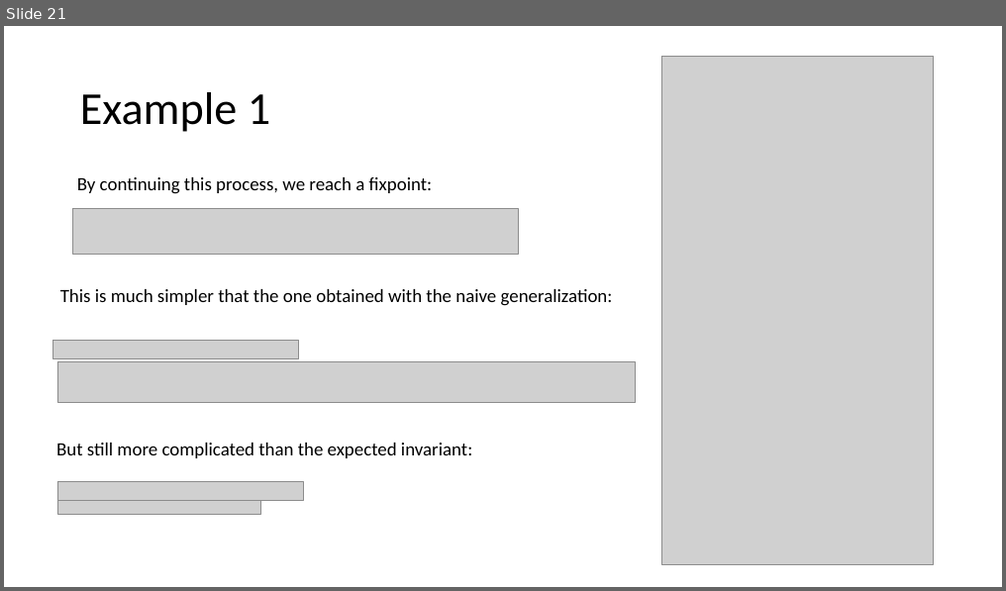
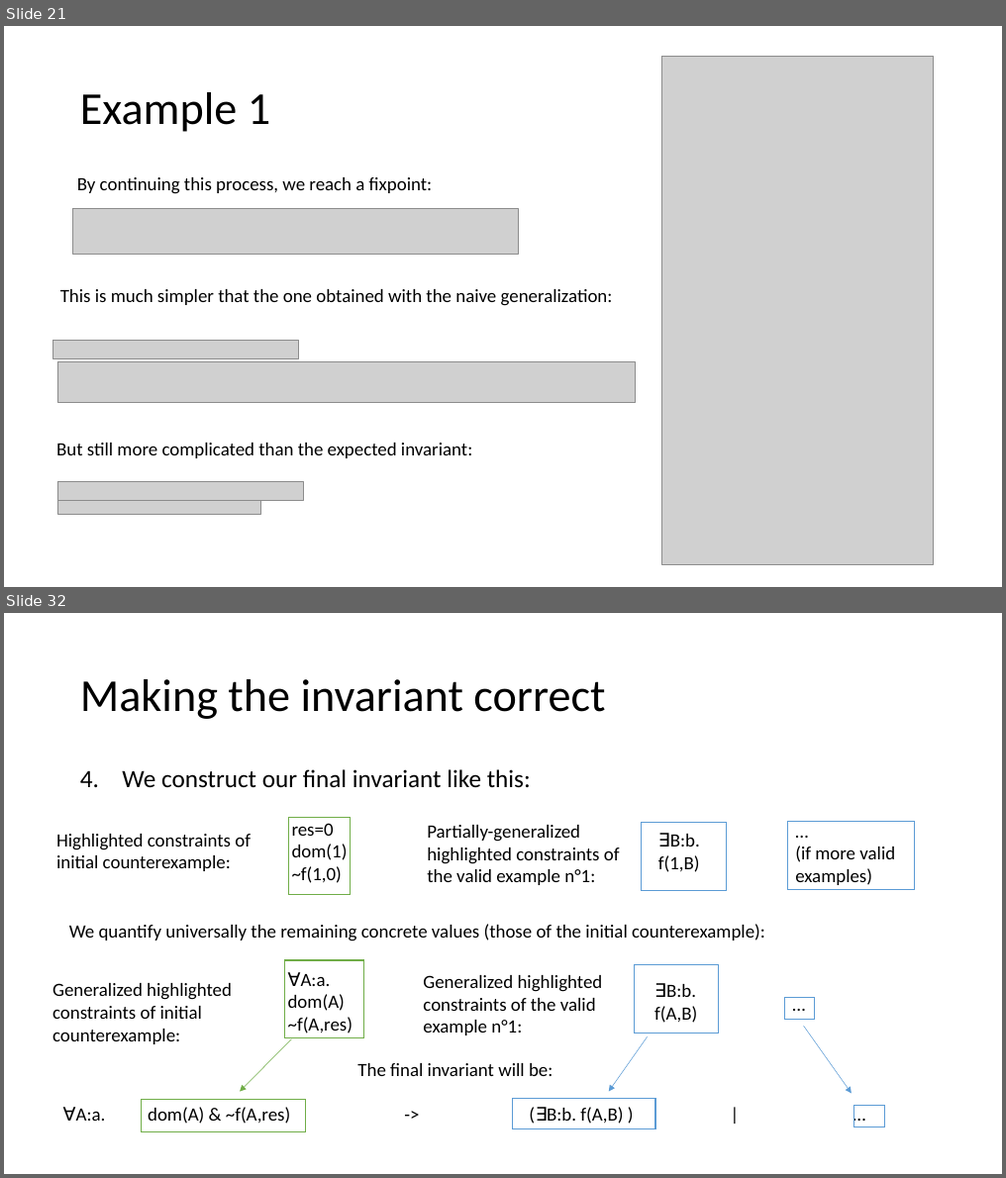
Before and after one commit to tjhance/ivy-research, a slide deck: invariant_synthesis/Invariant Synthesis.pptx. Shown one above the other, each under a label of ours: slide 21 before the commit, slides 21 and 32 after it; the slides between them are not shown. The pictures are 1006x591 and 1006x1178 pixels, drawn with LibreOffice and Linux fonts; fonts in the diff are those of the drawing; grey boxes stand for pictures. Boxes give left, top, right and bottom in pixels: in the first picture for what was removed or moved away, otherwise in the second. Text is boxed around its words. In the diff, an @@ line names an element or a change of style, - is before the commit and + after.

```diff
--- a/invariant_synthesis/Invariant Synthesis.pptx
+++ b/invariant_synthesis/Invariant Synthesis.pptx
@@ slide 32 added at (4, 613, 1002, 1174), background #FFFFFF @@
@@ title added at (80, 679, 605, 719), 44 pt, text #000000 @@
+Making the invariant correct
@@ text added at (122, 769, 531, 788), 24 pt, text #000000 @@
+4. We construct our final invariant like this:
@@ rectangle added at (289, 817, 350, 894), outline #70AD47 1 pt @@
@@ text added at (56, 834, 251, 871), 18 pt, text #000000 @@
+Highlighted constraints of initial counterexample:
@@ text added at (292, 823, 348, 883), 18 pt, text #000000 @@
+res=0
+dom(1)
+~f(1,0)
@@ text added at (427, 825, 620, 885), 18 pt, text #000000 @@
+Partially-generalized highlighted constraints of the valid example n°1:
@@ rectangle added at (642, 823, 726, 891), outline #5B9BD5 1 pt @@
@@ text added at (658, 834, 700, 872), 18 pt, text #000000 @@
+∃B:b.
+f(1,B)
@@ rectangle added at (788, 822, 915, 891), outline #5B9BD5 1 pt @@
@@ text added at (795, 846, 895, 885), 18 pt, text #000000 @@
+…
+(if more valid examples)
@@ text added at (69, 924, 765, 942), 18 pt, text #000000 @@
+We quantify universally the remaining concrete values (those of the initial counterexample):
@@ rectangle added at (284, 960, 363, 1038), outline #70AD47 1 pt @@
@@ rectangle added at (635, 964, 719, 1034), outline #5B9BD5 1 pt @@
@@ text added at (53, 983, 232, 1045), 18 pt, text #000000 @@
+Generalized highlighted constraints of initial counterexample:
@@ text added at (288, 974, 352, 1034), 18 pt, text #000000 @@
+∀A:a.
+dom(A)
+~f(A,res)
@@ text added at (423, 975, 603, 1036), 18 pt, text #000000 @@
+Generalized highlighted constraints of the valid example n°1:
@@ text added at (654, 984, 697, 1023), 18 pt, text #000000 @@
+∃B:b.
+f(A,B)
@@ text added at (785, 989, 948, 1019), 18 pt, text #000000 @@
+…
@@ rectangle added at (785, 998, 814, 1020), outline #5B9BD5 1 pt @@
@@ arrow added from (804, 1026) to (851, 1093), #5B9BD5 0.5 pt @@
@@ arrow added from (291, 1040) to (240, 1092), #70AD47 0.5 pt @@
@@ arrow added from (648, 1038) to (609, 1092), #5B9BD5 0.5 pt @@
@@ text added at (357, 1063, 552, 1076), 18 pt, text #000000 @@
+The final invariant will be:
@@ group added at (76, 1099, 886, 1133): 3 rectangles, 1 text @@
+∀A:a. dom(A) & ~f(A,res) -> (∃B:b. f(A,B) ) | …
```
Also in this commit, not shown: 11 slides changed, 12 other slides added, 1 slide removed, 1 other file.
